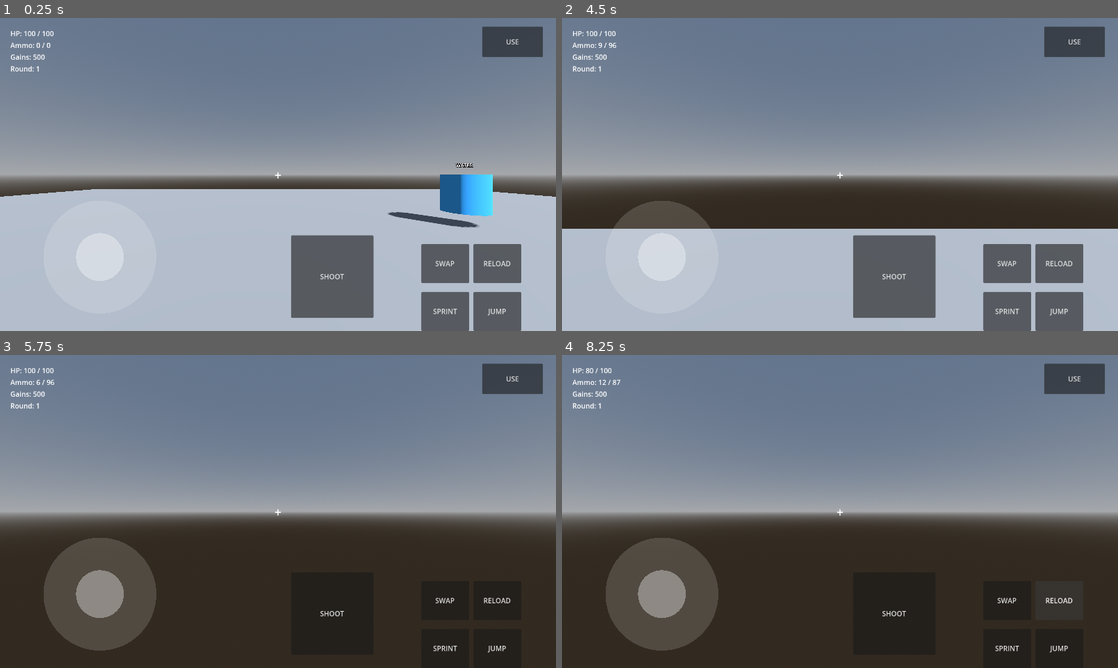
Above: before the commit, frames 1-4 (two rows, left to right).
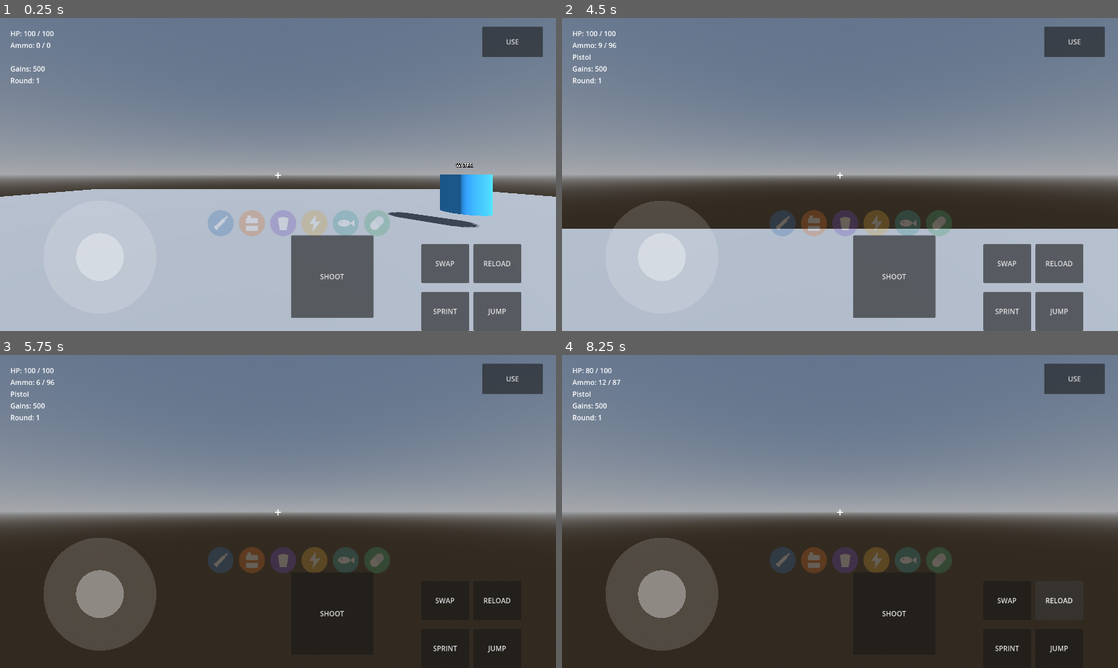
Above: after the commit, the same moments.

Repository: nateomach1-debug/jacked-undead
Game: Godot game, scene res://scenes/main/main.tscn
Same seed, same stepped clock (60 frames per second), same inputs: the game is played once before the commit and once after it.
Inputs (mouse positions are in pixels of both pictures, inside the frame that each line leads up to):
- Up to frame 1 (0.25 s): no input
- Up to frame 2 (4.5 s): click "SHOOT" at 0.5 s; click "JUMP" at 1.25 s; move the mouse to (867, 174) at 2.02 s; hold W (move_forward) from 2.03 s (still down); tap F (interact) at 2.1, 4.35 s; tap Space (jump) at 2.27, 3.02 s; move the mouse to (812, 174) at 2.77 s; click (812, 174) at 2.85 s; move the mouse to (851, 168) at 3.52 s; hold Ctrl (sprint) 3.53-4.28 s; move the mouse to (834, 180) at 4.27 s
- Up to frame 3 (5.75 s): keep holding W (move_forward); tap Space (jump) at 4.52, 5.27 s; move the mouse to (316, 514) at 5.02 s; press the mouse at (316, 514) at 5.03 s
- Up to frame 4 (8.25 s): release W (move_forward) at 5.75 s; release the mouse at (878, 514) at 5.75 s; click "SPRINT" at 5.75 s; click "SWAP" at 6.5 s; click "USE" at 7.25 s; click "RELOAD" at 8 s

The runs differ from the first frame. In frame 1, 1.6% of the frame differs, in the area x 1-71%, y 11-70%; in frame 2, 1.9%; in frame 3, 2.0%, in the area x 2-71%, y 11-70%; in frame 4, 2.0%.
Error before the commit: Invalid access to property or key 'modulate' on a base object of type 'null instance'. (res://scripts/ui/hud.gd:72)

Commit message:
Update HUD scene with new perk icons
Added new icons for various perks in the HUD.

Diff:
--- a/scenes/main/hud.tscn
+++ b/scenes/main/hud.tscn
@@ -1,6 +1,12 @@
-[gd_scene load_steps=2 format=3]
+[gd_scene load_steps=8 format=3]
 
 [ext_resource type="Script" path="res://scripts/ui/hud.gd" id="1"]
+[ext_resource type="Texture2D" path="res://resources/icons/trt.svg" id="2"]
+[ext_resource type="Texture2D" path="res://resources/icons/creatine.svg" id="3"]
+[ext_resource type="Texture2D" path="res://resources/icons/whey.svg" id="4"]
+[ext_resource type="Texture2D" path="res://resources/icons/pre_workout.svg" id="5"]
+[ext_resource type="Texture2D" path="res://resources/icons/fish_oil.svg" id="6"]
+[ext_resource type="Texture2D" path="res://resources/icons/bcaas.svg" id="7"]
 
 [node name="HUD" type="CanvasLayer"]
 script = ExtResource("1")
@@ -26,6 +32,10 @@
 [node name="AmmoLabel" type="Label" parent="Margin/VBox"]
 layout_mode = 2
 text = "Ammo: 0 / 0"
+
+[node name="WeaponLabel" type="Label" parent="Margin/VBox"]
+layout_mode = 2
+text = ""
 
 [node name="GainsLabel" type="Label" parent="Margin/VBox"]
 layout_mode = 2
@@ -57,3 +67,63 @@
 horizontal_alignment = 1
 vertical_alignment = 1
 text = "+"
+
+[node name="PerkBar" type="HBoxContainer" parent="."]
+mouse_filter = 2
+anchor_left = 0.5
+anchor_top = 1.0
+anchor_right = 0.5
+anchor_bottom = 1.0
+offset_left = -164.0
+offset_top = -280.0
+offset_right = 164.0
+offset_bottom = -228.0
+theme_override_constants/separation = 8
+
+[node name="TRT" type="TextureRect" parent="PerkBar"]
+custom_minimum_size = Vector2(48, 48)
+layout_mode = 2
+mouse_filter = 2
+texture = ExtResource("2")
+stretch_mode = 5
+modulate = Color(1, 1, 1, 0.25)
+
+[node name="Creatine" type="TextureRect" parent="PerkBar"]
+custom_minimum_size = Vector2(48, 48)
+layout_mode = 2
+mouse_filter = 2
+texture = ExtResource("3")
+stretch_mode = 5
+modulate = Color(1, 1, 1, 0.25)
+
+[node name="Whey" type="TextureRect" parent="PerkBar"]
+custom_minimum_size = Vector2(48, 48)
+layout_mode = 2
+mouse_filter = 2
+texture = ExtResource("4")
+stretch_mode = 5
+modulate = Color(1, 1, 1, 0.25)
+
+[node name="PreWorkout" type="TextureRect" parent="PerkBar"]
+custom_minimum_size = Vector2(48, 48)
+layout_mode = 2
+mouse_filter = 2
+texture = ExtResource("5")
+stretch_mode = 5
+modulate = Color(1, 1, 1, 0.25)
+
+[node name="FishOil" type="TextureRect" parent="PerkBar"]
+custom_minimum_size = Vector2(48, 48)
+layout_mode = 2
+mouse_filter = 2
+texture = ExtResource("6")
+stretch_mode = 5
+modulate = Color(1, 1, 1, 0.25)
+
+[node name="BCAAs" type="TextureRect" parent="PerkBar"]
+custom_minimum_size = Vector2(48, 48)
+layout_mode = 2
+mouse_filter = 2
+texture = ExtResource("7")
+stretch_mode = 5
+modulate = Color(1, 1, 1, 0.25)
